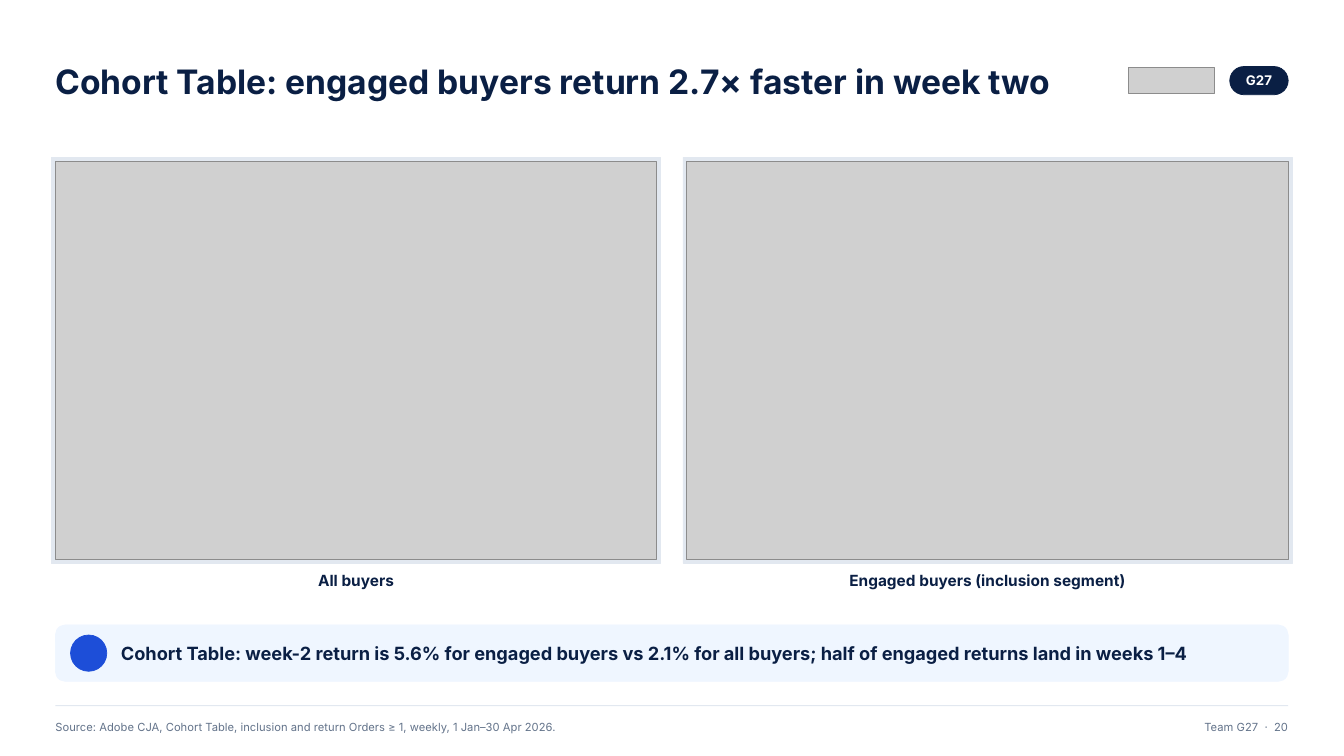
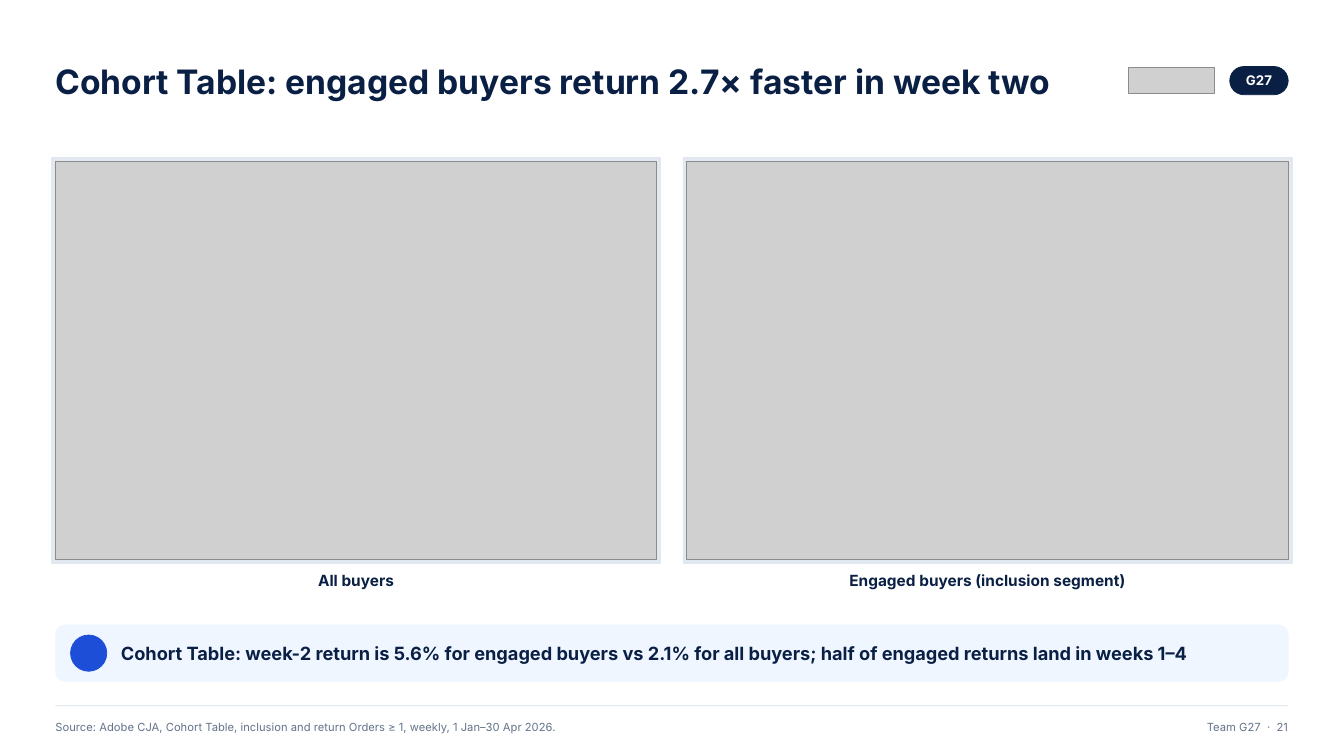
Before and after one commit to ANNYM25/Quince, a slide deck: slide 21 of deck/Team G27.pptx (slide 20 before the commit). Drawn at 1344x756 pixels with LibreOffice and Linux fonts; fonts in the diff are those of the drawing; grey boxes stand for pictures; background and template pictures are left out. Boxes give left, top, right and bottom in pixels: in the first picture for what was removed or moved away, otherwise in the second. Text is boxed around its words. In the diff, an @@ line names an element or a change of style, - is before the commit and + after.

```diff
--- a/deck/Team G27.pptx
+++ b/deck/Team G27.pptx
@@ text at (1207, 723, 1288, 731): text changed @@
-Team G27 · 20
+Team G27 · 21
```
Also in this commit, not shown: 19 other slides changed, 2 slides added, 1 slide removed, 1 other file.
